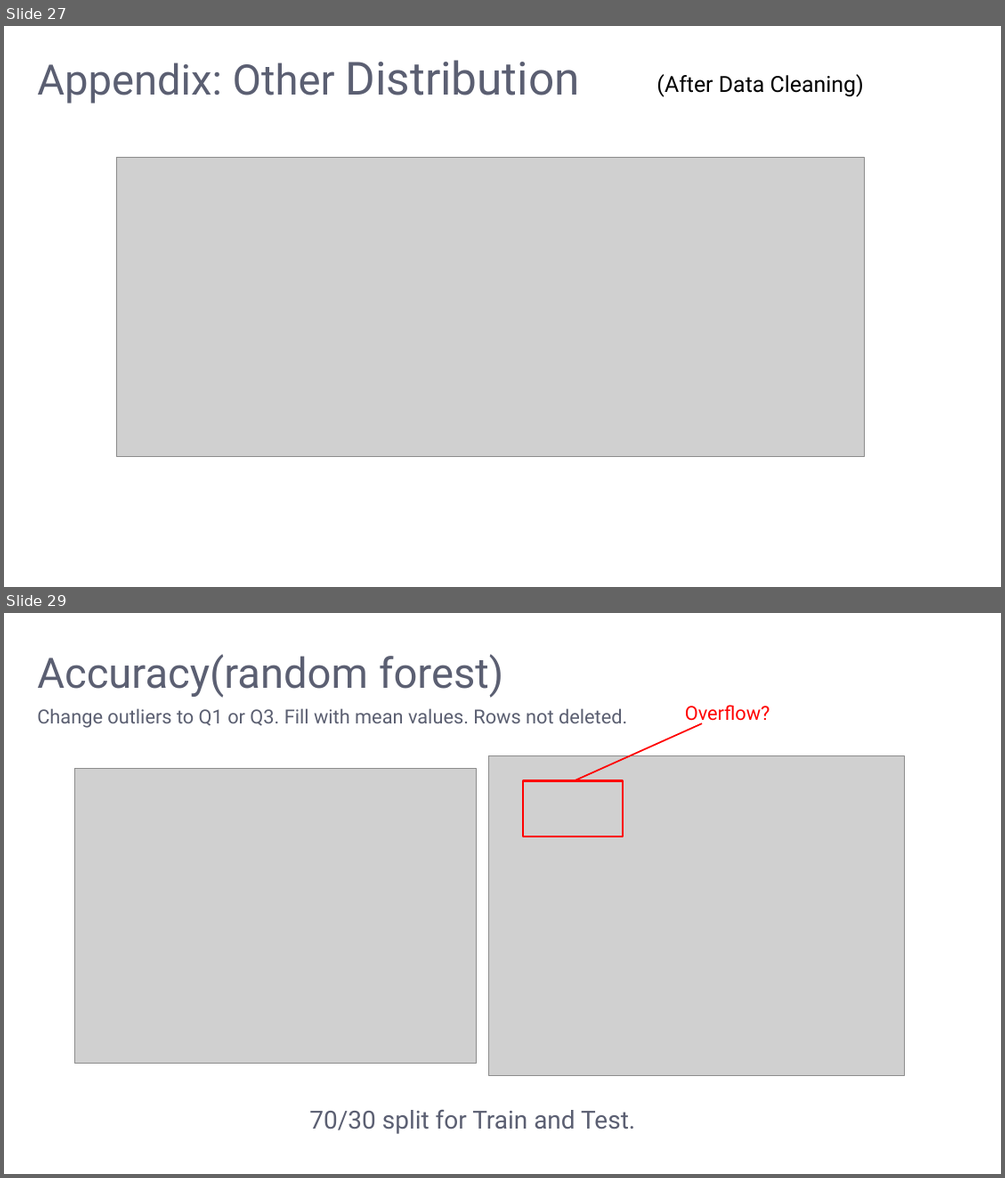
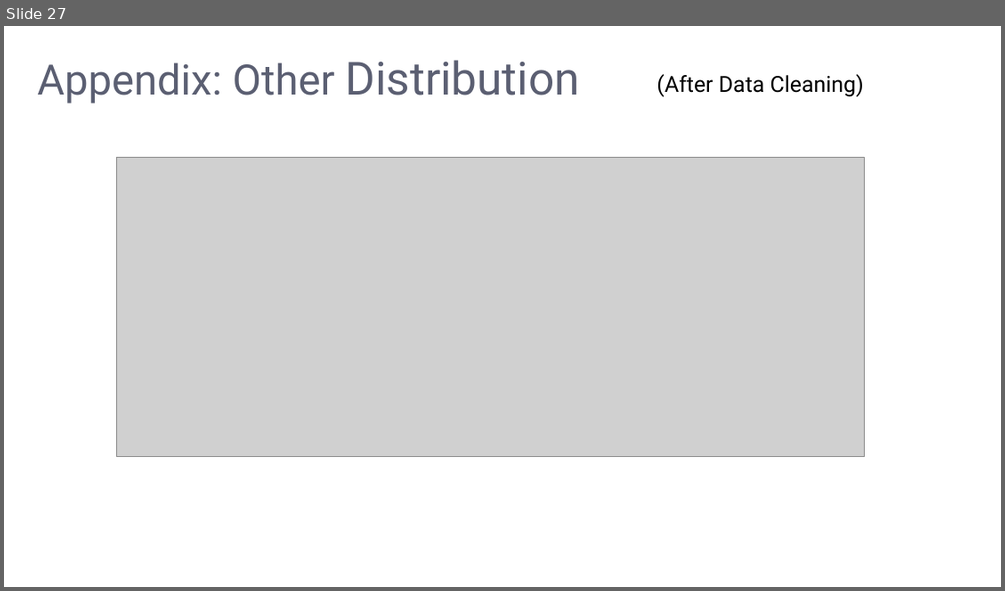
Before and after one commit to LeeMoofon0222/Vizuro_Intern, a slide deck: ckd_process/kidney_disease.pptx. Shown one above the other, each under a label of ours: slides 27 and 29 before the commit, slide 27 after it; the slides between them are not shown. The pictures are 1005x1178 and 1005x591 pixels, drawn with LibreOffice and Linux fonts; fonts in the diff are those of the drawing; grey boxes stand for pictures; background and template pictures are left out. Boxes give left, top, right and bottom in pixels: in the first picture for what was removed or moved away, otherwise in the second. Text is boxed around its words. In the diff, an @@ line names an element or a change of style, - is before the commit and + after.

```diff
--- a/ckd_process/kidney_disease.pptx
+++ b/ckd_process/kidney_disease.pptx
@@ slide 29 removed at (4,613,1001,1174), background picture (left out) @@
@@ freeform shape removed at (4,613,1001,1174) @@
@@ text removed at (37,654,503,698) @@
-Accuracy(random forest)
@@ text removed at (37,708,627,728) @@
-Change outliers to Q1 or Q3. Fill with mean values. Rows not deleted.
@@ text removed at (685,705,770,725) @@
-Overflow?
@@ line removed from (574, 781) to (702, 723) @@
@@ picture removed at (75,768,476,1062) @@
@@ picture removed at (488,756,904,1075) @@
@@ rectangle removed at (524,781,623,836) @@
@@ text removed at (309,1109,635,1134) @@
-70/30 split for Train and Test.
```
Also in this commit, not shown: 2 slides changed, 3 other slides removed, 14 other files.
